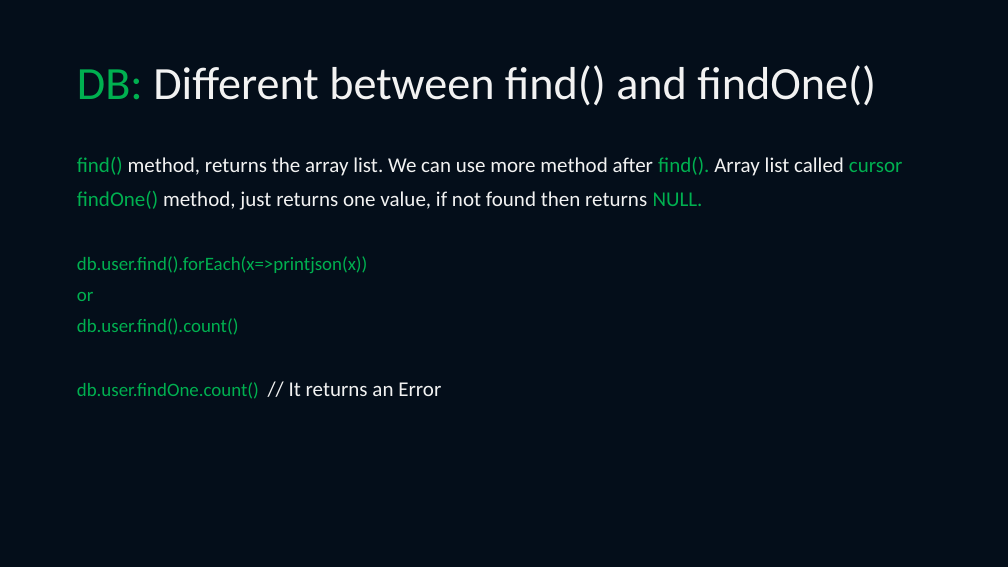
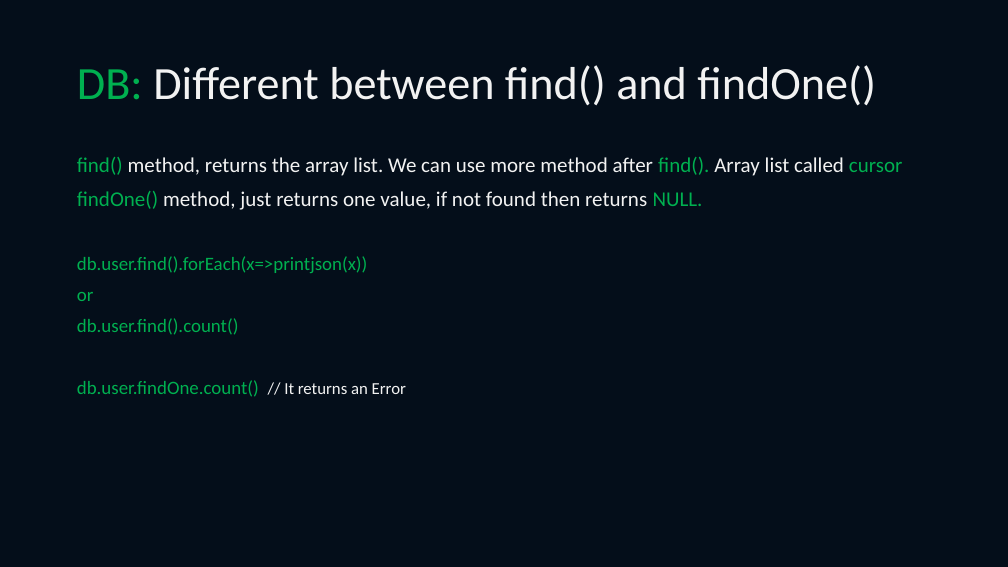
Before and after one commit to noyon674/MongoDB-Tutorial, a slide deck: slide 7 of MongoDB.pptx. Drawn at 1008x567 pixels with LibreOffice and Linux fonts; fonts in the diff are those of the drawing. Boxes give left, top, right and bottom in pixels: in the first picture for what was removed or moved away, otherwise in the second. Text is boxed around its words. In the diff, an @@ line names an element or a change of style, - is before the commit and + after.

Commit message:
practice mongodb insert & find methods

```diff
--- a/MongoDB.pptx
+++ b/MongoDB.pptx
@@ text at [77,380,406,397]: size 20 to 16 pt in "// It returns an Error" @@
```
